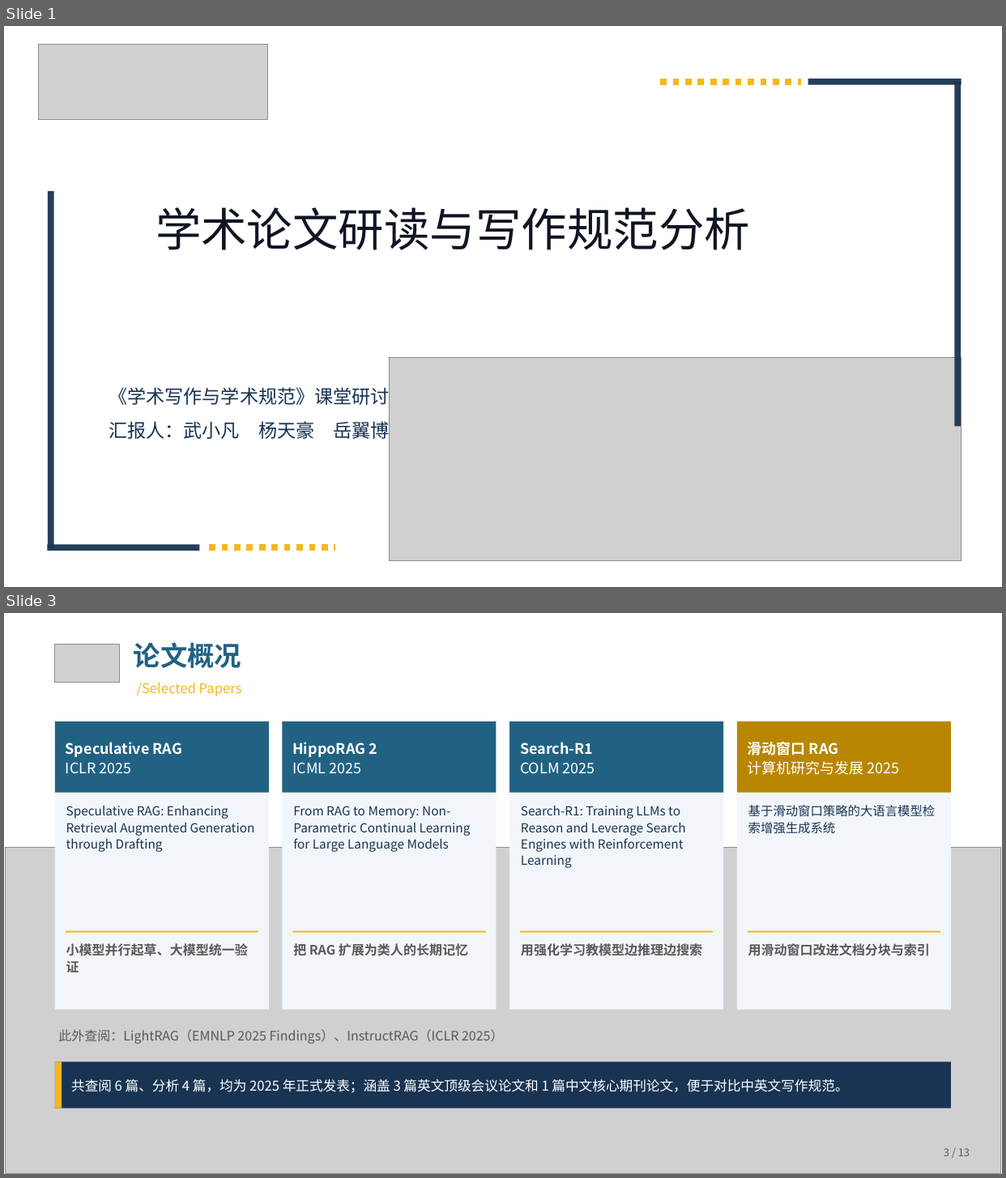
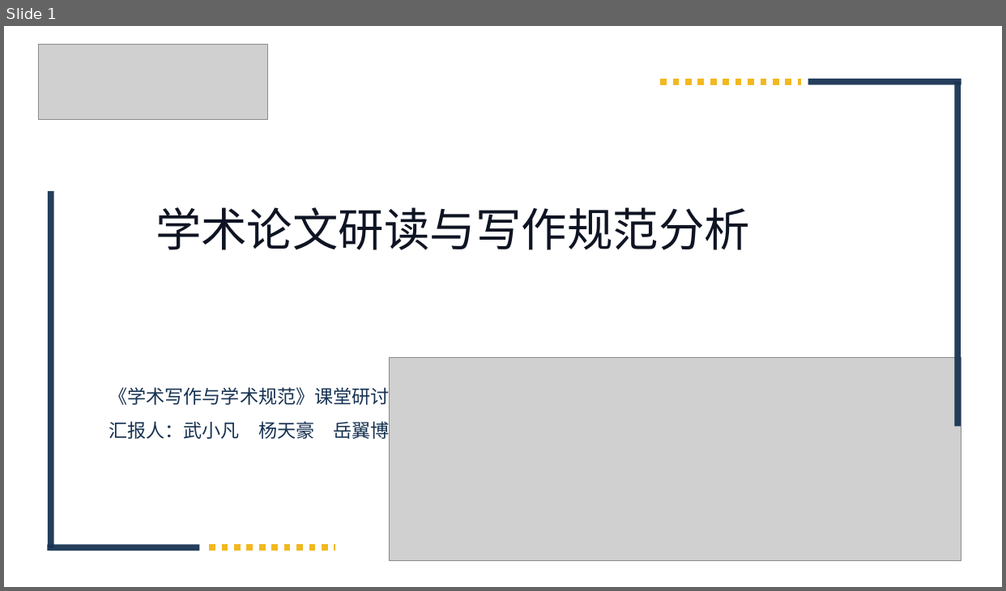
Before and after one commit to obiyeuy/tmp, a slide deck: 学术论文研读与写作规范分析-课堂研讨.pptx. Shown one above the other, each under a label of ours: slides 1 and 3 before the commit, slide 1 after it; the slides between them are not shown. The pictures are 1006x1178 and 1006x591 pixels, drawn with LibreOffice and Linux fonts; fonts in the diff are those of the drawing; grey boxes stand for pictures; background and template pictures are left out. Boxes give left, top, right and bottom in pixels: in the first picture for what was removed or moved away, otherwise in the second. Text is boxed around its words. In the diff, an @@ line names an element or a change of style, - is before the commit and + after.

Commit message:
Redesign deck: per-paper analysis, layered structure, varied layouts

```diff
--- a/学术论文研读与写作规范分析-课堂研讨.pptx
+++ b/学术论文研读与写作规范分析-课堂研讨.pptx
@@ slide 3 removed at (x1=4, y1=613, x2=1002, y2=1174), background #FFFFFF @@
@@ picture removed at (x1=55, y1=645, x2=119, y2=683) @@
@@ text removed at (x1=134, y1=642, x2=241, y2=668) @@
-论文概况
@@ text removed at (x1=137, y1=682, x2=242, y2=696) @@
-/Selected Papers
@@ rectangle removed at (x1=55, y1=722, x2=269, y2=1010) @@
@@ rectangle removed at (x1=55, y1=722, x2=269, y2=793) @@
-Speculative RAG
-ICLR 2025
@@ rectangle removed at (x1=283, y1=722, x2=496, y2=1010) @@
@@ rectangle removed at (x1=283, y1=722, x2=496, y2=793) @@
-HippoRAG 2
-ICML 2025
@@ rectangle removed at (x1=509, y1=722, x2=723, y2=1010) @@
@@ rectangle removed at (x1=509, y1=722, x2=723, y2=793) @@
-Search-R1
-COLM 2025
@@ rectangle removed at (x1=737, y1=722, x2=951, y2=1010) @@
@@ rectangle removed at (x1=737, y1=722, x2=951, y2=793) @@
-滑动窗口 RAG
-计算机研究与发展 2025
@@ text removed at (x1=66, y1=805, x2=255, y2=852) @@
-Speculative RAG: Enhancing Retrieval Augmented Generation through Drafting
@@ text removed at (x1=293, y1=806, x2=471, y2=852) @@
-From RAG to Memory: Non-Parametric Continual Learning for Large Language Models
@@ text removed at (x1=521, y1=805, x2=686, y2=868) @@
-Search-R1: Training LLMs to Reason and Leverage Search Engines with Reinforcement Learning
@@ text removed at (x1=748, y1=805, x2=936, y2=833) @@
-基于滑动窗口策略的大语言模型检索增强生成系统
@@ picture removed at (x1=6, y1=847, x2=1001, y2=1174) @@
@@ rectangle removed at (x1=66, y1=931, x2=258, y2=933) @@
@@ text removed at (x1=66, y1=943, x2=248, y2=973) @@
-小模型并行起草、大模型统一验证
@@ rectangle removed at (x1=293, y1=931, x2=486, y2=933) @@
@@ text removed at (x1=293, y1=943, x2=468, y2=956) @@
-把 RAG 扩展为类人的长期记忆
@@ rectangle removed at (x1=520, y1=931, x2=713, y2=933) @@
@@ text removed at (x1=521, y1=943, x2=702, y2=956) @@
-用强化学习教模型边推理边搜索
@@ rectangle removed at (x1=748, y1=931, x2=940, y2=933) @@
@@ text removed at (x1=748, y1=943, x2=930, y2=956) @@
-用滑动窗口改进文档分块与索引
@@ text removed at (x1=58, y1=1029, x2=504, y2=1044) @@
-此外查阅：LightRAG（EMNLP 2025 Findings）、InstructRAG（ICLR 2025）
@@ rectangle removed at (x1=55, y1=1063, x2=951, y2=1109) @@
-共查阅 6 篇、分析 4 篇，均为 2025 年正式发表；涵盖 3 篇英文顶级会议论文和 1 篇中文核心期刊论文，便于对比中英文写作规范。
@@ rectangle removed at (x1=55, y1=1063, x2=62, y2=1109) @@
@@ text removed at (x1=944, y1=1148, x2=970, y2=1157) @@
-3 / 13
```
Also in this commit, not shown: 2 slides changed, 11 slides added, 8 other slides removed.
